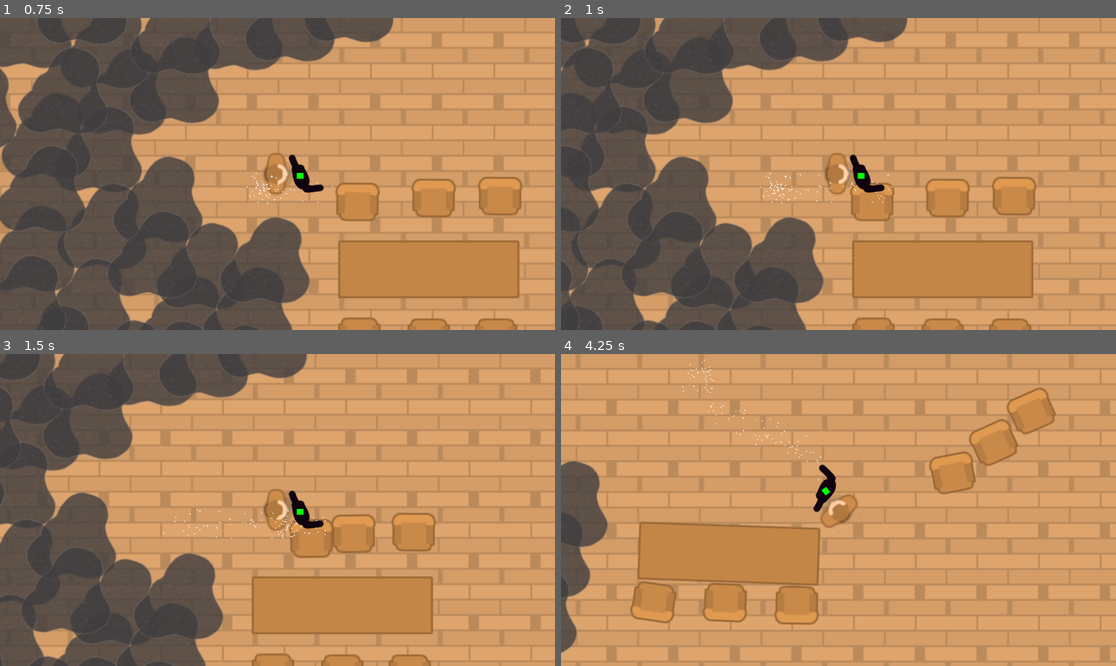
Above: before the commit, frames 1-4 (two rows, left to right).
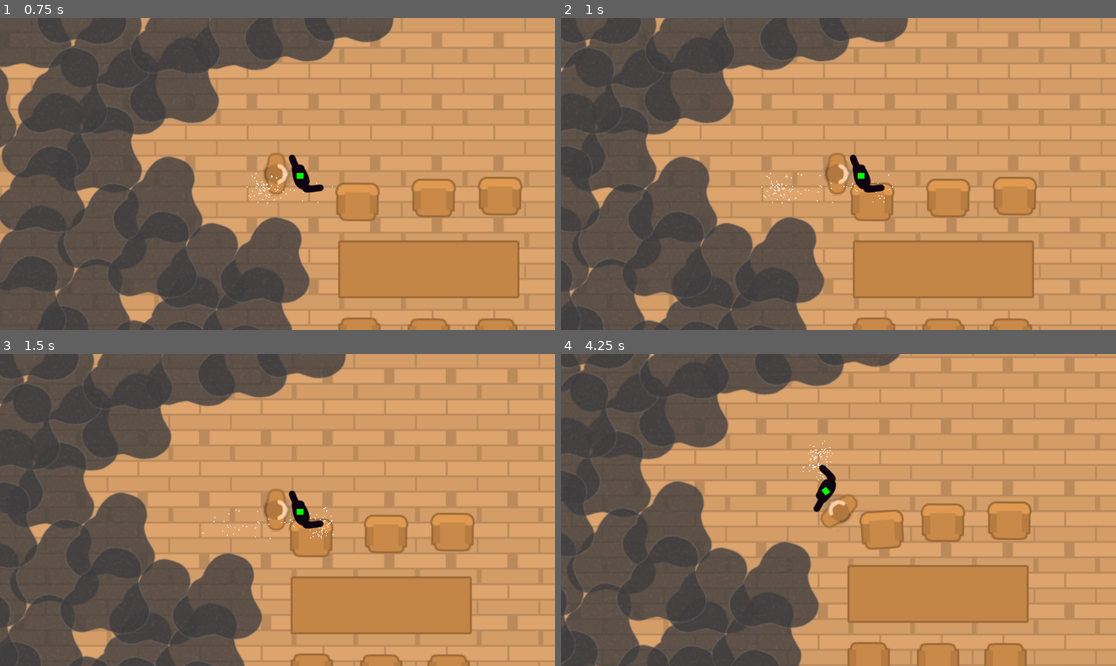
Above: after the commit, the same moments.

Repository: Laob/erase-the-dust
Game: Godot game, scene res://main.tscn
The game is run twice, just before and just after one commit, with the same random seed, the same clock (stepped at 60 frames per second) and the same inputs.
Inputs (mouse positions are in pixels of both pictures, inside the frame that each line leads up to):
- Up to frame 1 (0.75 s): tap Enter at 0.5 s; move the mouse to (249, 236) at 0.52 s; hold Up (ui_up) from 0.53 s (still down); hold E (leave_cleaner_bag) from 0.53 s (still down)
- Up to frame 2 (1 s): keep holding Up (ui_up); keep holding E (leave_cleaner_bag)
- Up to frame 3 (1.5 s): keep holding Up (ui_up); move the mouse to (444, 556) at 1.27 s; release E (leave_cleaner_bag) at 1.28 s; tap E (leave_cleaner_bag) at 1.35 s
- Up to frame 4 (4.25 s): move the mouse to (672, 463) at 2.02 s; release Up (ui_up) at 2.03 s; hold E (leave_cleaner_bag) 2.03-2.78 s; hold Left (ui_left) 2.03-3.53 s; move the mouse to (866, 510) at 2.77 s; tap E (leave_cleaner_bag) at 2.85 s; move the mouse to (755, 432) at 3.52 s; hold Down (ui_down) from 3.53 s (still down); hold E (leave_cleaner_bag) from 3.53 s (still down)

Frame 1 is identical in both runs. In frame 2, 0.9% of the frame differs, in the area x 0-86%, y 0-100%; in frame 3, 26%; in frame 4, 56%, in the area x 0-100%, y 0-100%.

Commit message:
add linear dump, don't use impulse

Diff:
--- a/components/bag/cleaner-bag.tscn
+++ b/components/bag/cleaner-bag.tscn
@@ -8,6 +8,7 @@
 [node name="Cleaner-Bag" type="RigidBody2D"]
 collision_layer = 8
 collision_mask = 12
+linear_damp = 1.0
 
 [node name="Sprite2D" type="Sprite2D" parent="."]
 texture = ExtResource("1_u3kry")
--- a/components/furniture/chair.tscn
+++ b/components/furniture/chair.tscn
@@ -12,6 +12,7 @@
 [node name="Chair" type="RigidBody2D"]
 collision_layer = 8
 collision_mask = 12
+linear_damp = 1.0
 
 [node name="Sprite2D" type="Sprite2D" parent="."]
 texture = SubResource("AtlasTexture_e7gad")
--- a/components/furniture/table.tscn
+++ b/components/furniture/table.tscn
@@ -12,6 +12,7 @@
 [node name="Table" type="RigidBody2D"]
 collision_layer = 8
 collision_mask = 12
+linear_damp = 2.0
 
 [node name="Sprite2D" type="Sprite2D" parent="."]
 texture = SubResource("AtlasTexture_e7gad")
--- a/player/player.gd
+++ b/player/player.gd
@@ -42,4 +42,4 @@
 		var collision = get_slide_collision(index)
 		var collison_body = collision.get_collider()
 		if collison_body is RigidBody2D:
-			collison_body.apply_central_impulse(-collision.get_normal() * push_force)
+			collison_body.apply_force(-collision.get_normal() * push_force)
--- a/player/player.tscn
+++ b/player/player.tscn
@@ -9,7 +9,6 @@
 [node name="Player" type="CharacterBody2D"]
 collision_mask = 12
 script = ExtResource("1_rf1o6")
-push_force = 5.0
 
 [node name="Sprite2D" type="Sprite2D" parent="."]
 texture = ExtResource("1_agmvj")
Not shown: 1 places in components/bag/cleaner-bag.tscn that only renumber resources
